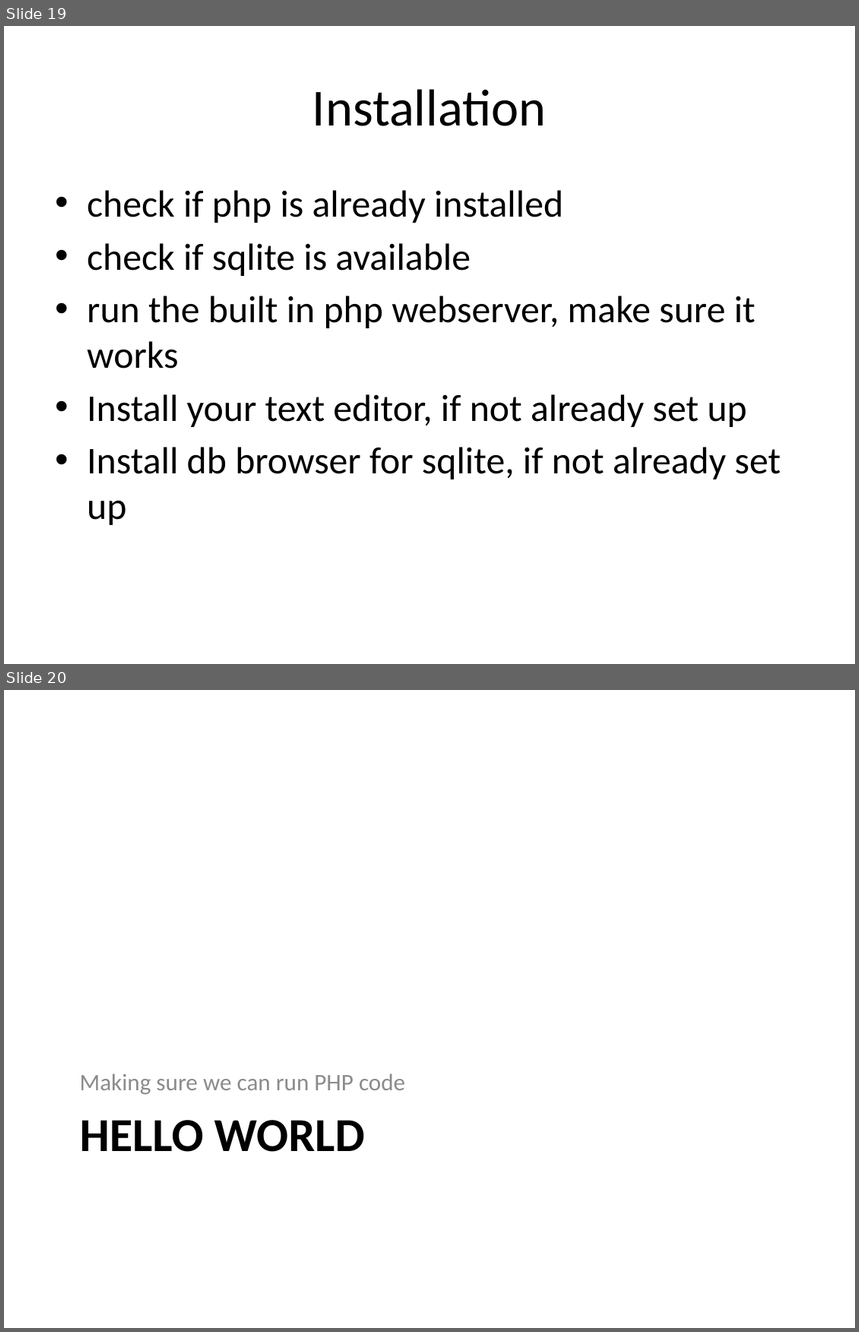
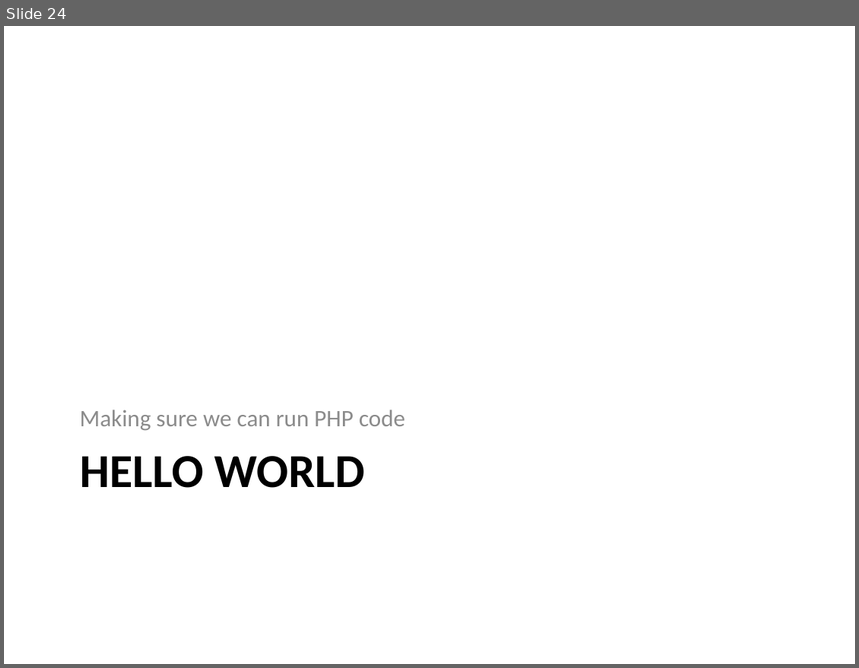
Before and after one commit to PHPEmbark/curriculum, a slide deck: course/0 - Setup/Setup.pptx. Shown one above the other, each under a label of ours: slides 19 and 20 before the commit, slide 24 after it. The pictures are 859x1332 and 859x668 pixels, drawn with LibreOffice and Linux fonts; fonts in the diff are those of the drawing. Boxes give left, top, right and bottom in pixels: in the first picture for what was removed or moved away, otherwise in the second. Text is boxed around its words. In the diff, an @@ line names an element or a change of style, - is before the commit and + after.

```diff
--- a/course/0 - Setup/Setup.pptx
+++ b/course/0 - Setup/Setup.pptx
@@ slide 19 removed at [4,26,855,664], background #FFFFFF @@
@@ title removed at [313,89,547,126] @@
-Installation
@@ text removed at [87,190,781,525] @@
-• check if php is already installed
-• check if sqlite is available
-• run the built in php webserver, make sure it works
-• Install your text editor, if not already set up
-• Install db browser for sqlite, if not already set up
@@ what was slide 20 is now slide 24 @@
```
Also in this commit, not shown: 7 slides changed, 6 slides added, 1 other slide removed, 2 other files.
